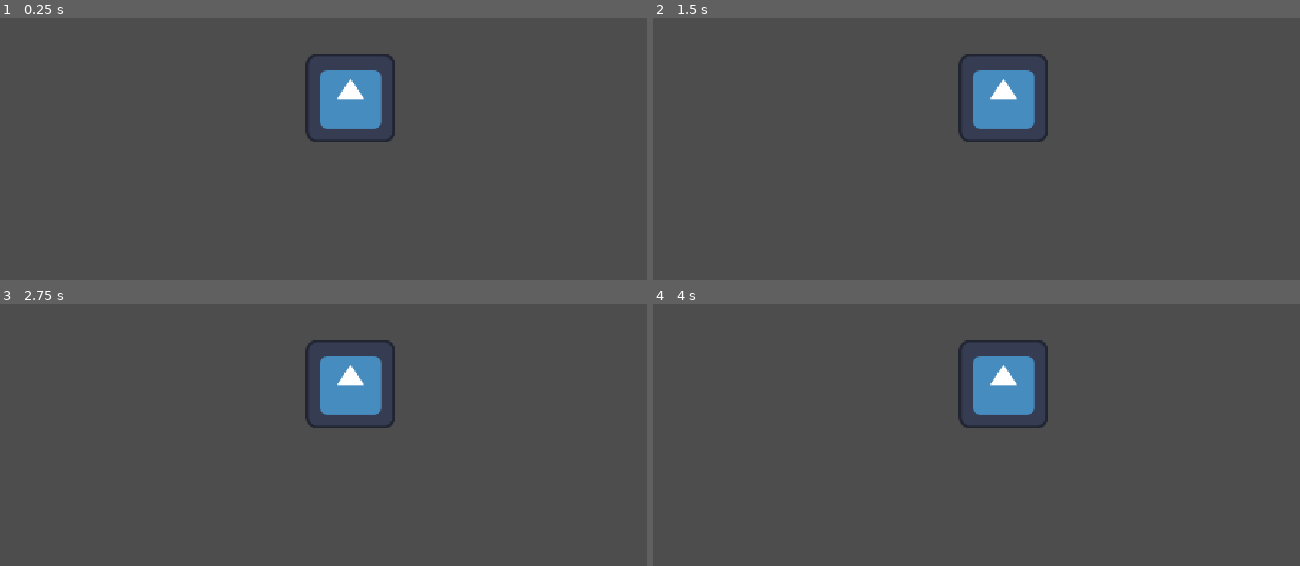
Above: before the commit, frames 1-4 (two rows, left to right).
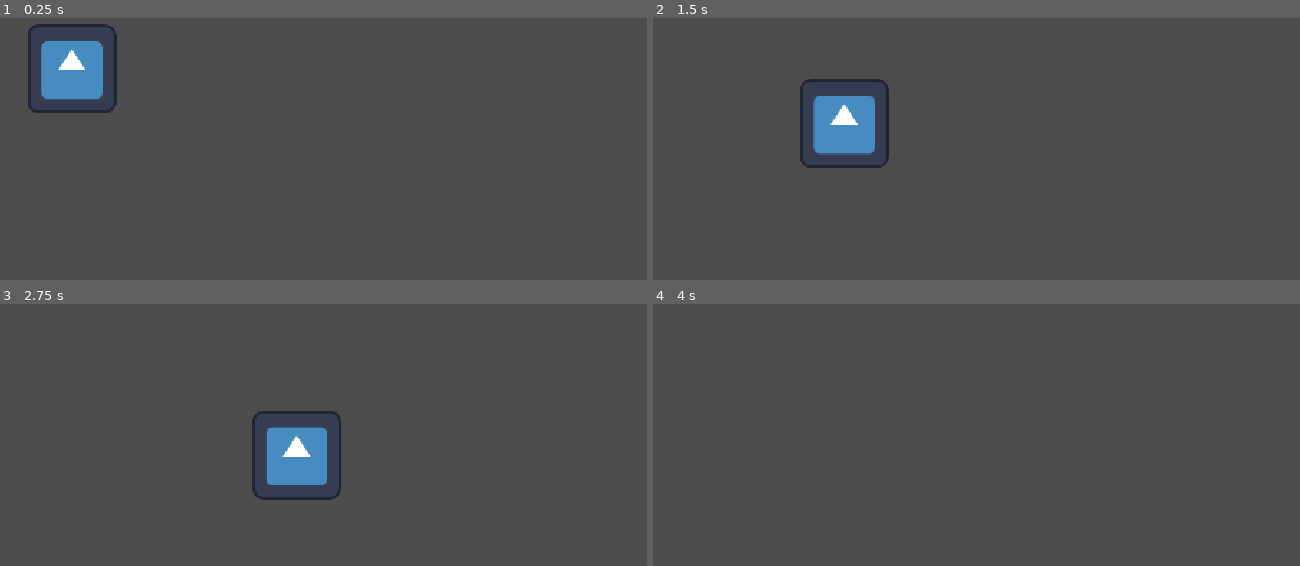
Above: after the commit, the same moments.

Repository: gilad905/space-jam
Game: Godot game, scene res://scenes/main.tscn
The game is run twice, just before and just after one commit, with the same random seed, the same clock (stepped at 60 frames per second) and the same inputs. The engine's default icon, where the game draws it, is replaced by a stand-in: a white triangle on a blue panel in a dark square.
Inputs:
- Up to frame 1 (0.25 s): no input
- Up to frame 2 (1.5 s): hold Right (ui_right) 0.53-1.28 s; hold Left (ui_left) from 1.28 s (still down)
- Up to frame 3 (2.75 s): release Left (ui_left) at 2.03 s; hold Right (ui_right) from 2.03 s (still down)
- Up to frame 4 (4 s): release Right (ui_right) at 3.53 s; hold Left (ui_left) from 3.53 s (still down)

The runs differ from the first frame. In frame 1, 5.5% of the frame differs, in the area x 4-62%, y 2-48%; in frame 2, 5.6%, in the area x 22-62%, y 13-58%; in frame 3, 5.3%; in frame 4, 2.8%.
Error before the commit: Parse Error: Expected indented block after function declaration. (res://scripts/player.gd:6)

Commit message:
basic player

Diff:
--- a/src/project.godot
+++ b/src/project.godot
@@ -23,6 +23,8 @@
 [physics]
 
 3d/physics_engine="Jolt Physics"
+3d/default_gravity=0.0
+2d/default_gravity=0.0
 
 [rendering]
 
--- a/src/scenes/main.tscn
+++ b/src/scenes/main.tscn
@@ -8,8 +8,9 @@
 
 [node name="Main" type="Node2D" unique_id=62847045]
 
-[node name="Player" type="CharacterBody2D" parent="." unique_id=157771189]
-position = Vector2(525, 386)
+[node name="Player" type="RigidBody2D" parent="." unique_id=1514733619]
+position = Vector2(89, 344)
+linear_velocity = Vector2(150, 0)
 script = ExtResource("1_0wfyh")
 
 [node name="CollisionShape2D" type="CollisionShape2D" parent="Player" unique_id=1907273118]
--- a/src/scripts/player.gd
+++ b/src/scripts/player.gd
@@ -1,6 +1,18 @@
-extends CharacterBody2D
+extends RigidBody2D
+
+@export var strafe_force: float = 200.0
+@export var turn_speed: float = 4.0
 
 func _ready() -> void:
 	pass
 
 func _physics_process(_delta) -> void:
+	#var turn_direction := Input.get_axis("ui_left", "ui_right")
+	#rotation += turn_direction * turn_speed * delta
+	#var forward_vector := Vector2.UP.rotated(rotation)
+	#apply_central_force(forward_vector * forward_thrust)
+
+	var side_input := Input.get_axis("ui_left", "ui_right") # returns -1.0, 0.0, or 1.0
+	if side_input != 0.0:
+		var right_dir := Vector2.DOWN.rotated(rotation)
+		apply_central_force(right_dir * side_input * strafe_force)
